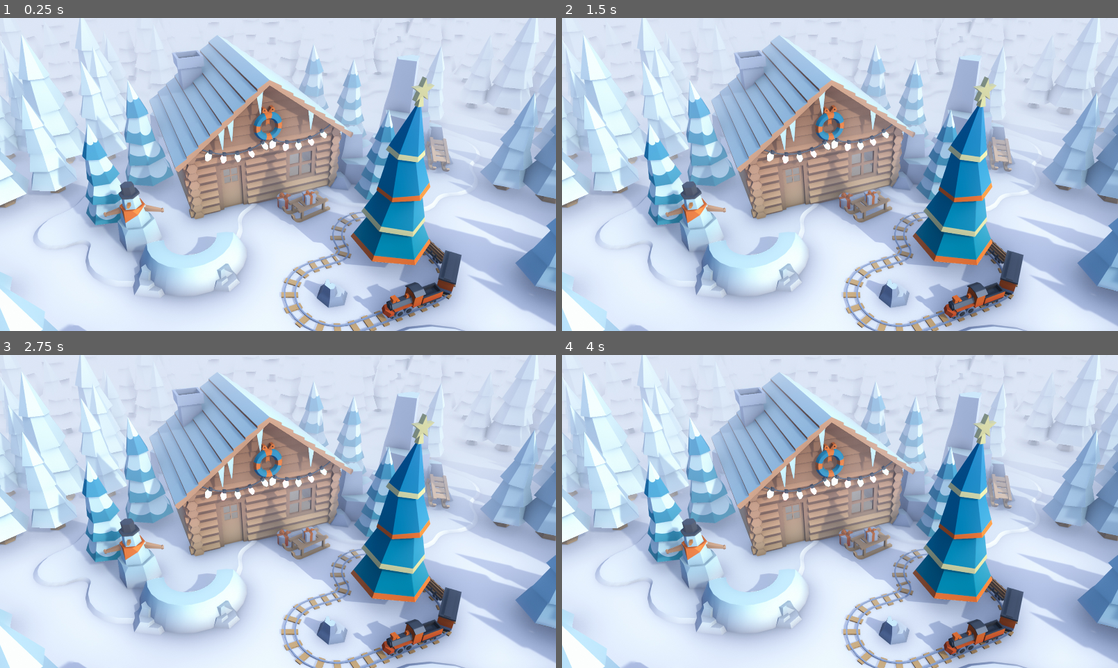
Above: before the commit, frames 1-4 (two rows, left to right).
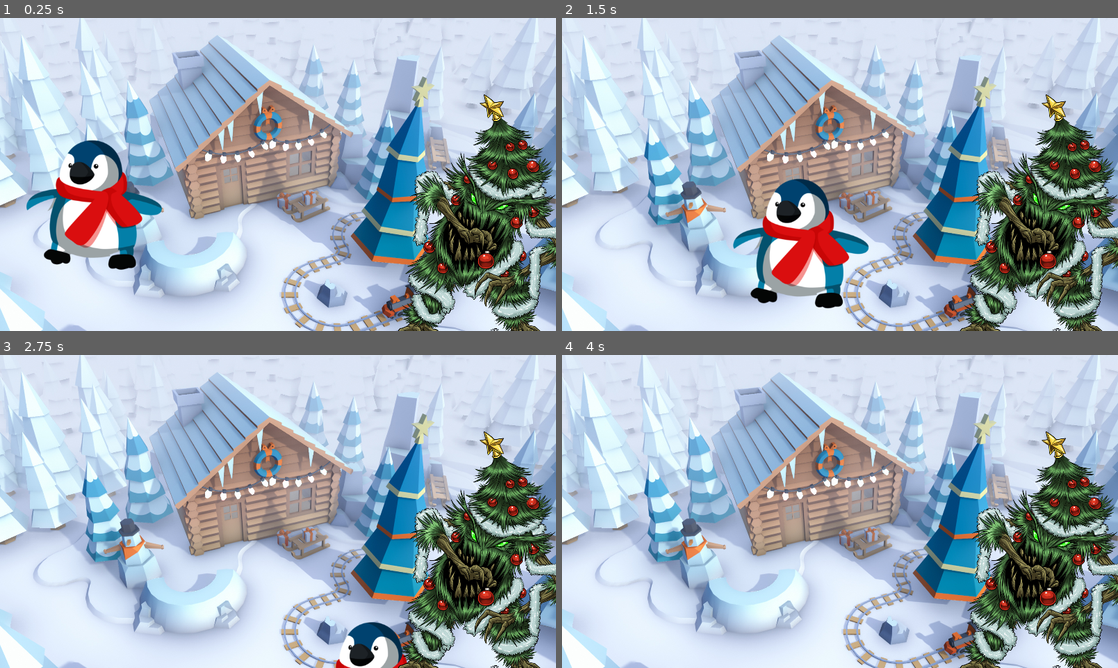
Above: after the commit, the same moments.

Repository: jadeng3/Janice-Deng-Fall-2023-GDA-Final-
Game: Godot game, scene res://world.tscn
Two runs of this game, one before a commit and one after it. Both use one fixed random seed, a clock stepped at 60 frames per second and the inputs below.
Inputs:
- Up to frame 1 (0.25 s): no input
- Up to frame 2 (1.5 s): tap Enter at 0.5 s; hold Right (move_right) 0.53-1.28 s; hold Down (move_down) from 1.28 s (still down)
- Up to frame 3 (2.75 s): release Down (move_down) at 2.03 s; hold Right (move_right) from 2.03 s (still down)
- Up to frame 4 (4 s): release Right (move_right) at 2.78 s; hold Up (move_up) 2.78-3.53 s; tap Space at 3.5 s; hold Left (move_left) from 3.53 s (still down)

The runs differ from the first frame. In frame 1, 18% of the frame differs, in the area x 4-100%, y 24-100%; in frame 2, 18%; in frame 3, 14%; in frame 4, 12%.

Commit message:
collisions setup

Diff:
--- a/enemy.tscn
+++ b/enemy.tscn
@@ -3,15 +3,17 @@
 [ext_resource type="Texture2D" uid="uid://clwpo83yorvtm" path="res://assets/enemy.png" id="1_d3vfj"]
 
 [sub_resource type="CapsuleShape2D" id="CapsuleShape2D_kxypo"]
-radius = 291.0
-height = 1048.0
+radius = 130.0
+height = 484.0
 
 [node name="enemy" type="RigidBody2D"]
 gravity_scale = 2.66454e-15
 
 [node name="Sprite2D" type="Sprite2D" parent="."]
+position = Vector2(587, 289)
+scale = Vector2(0.5, 0.5)
 texture = ExtResource("1_d3vfj")
 
 [node name="CollisionShape2D" type="CollisionShape2D" parent="."]
-position = Vector2(14, 26)
+position = Vector2(588, 301)
 shape = SubResource("CapsuleShape2D_kxypo")
--- a/player.gd
+++ b/player.gd
@@ -20,3 +20,9 @@
 	if velocity.length() >0:
 		velocity=velocity.normalized()*speed
 	position += velocity*delta
+
+
+
+
+func _on_body_entered(body):
+	hide()
--- a/player.tscn
+++ b/player.tscn
@@ -10,7 +10,9 @@
 script = ExtResource("1_dpnei")
 
 [node name="Sprite2D" type="Sprite2D" parent="."]
+position = Vector2(528, 276)
 texture = ExtResource("2_c83yn")
 
 [node name="CollisionShape2D" type="CollisionShape2D" parent="."]
+position = Vector2(512, 274)
 shape = SubResource("CircleShape2D_765yx")
--- a/world.tscn
+++ b/world.tscn
@@ -1,6 +1,8 @@
-[gd_scene load_steps=2 format=3 uid="uid://duemjd0qhekrw"]
+[gd_scene load_steps=4 format=3 uid="uid://duemjd0qhekrw"]
 
 [ext_resource type="Texture2D" uid="uid://bwmny50vdxvr1" path="res://assets/wallpaperCabin.jpg" id="1_85gfb"]
+[ext_resource type="PackedScene" uid="uid://1vjdr4v3tssc" path="res://player.tscn" id="2_m8hq5"]
+[ext_resource type="PackedScene" uid="uid://c4xpfbrco5tk" path="res://enemy.tscn" id="3_acjbm"]
 
 [node name="World" type="Node2D"]
 
@@ -8,3 +10,11 @@
 scale = Vector2(0.61, 0.61)
 texture = ExtResource("1_85gfb")
 centered = false
+
+[node name="player" parent="." instance=ExtResource("2_m8hq5")]
+position = Vector2(-333, 111)
+
+[node name="enemy" parent="." instance=ExtResource("3_acjbm")]
+position = Vector2(422, 123)
+
+[connection signal="body_entered" from="player" to="player" method="_on_body_entered"]
